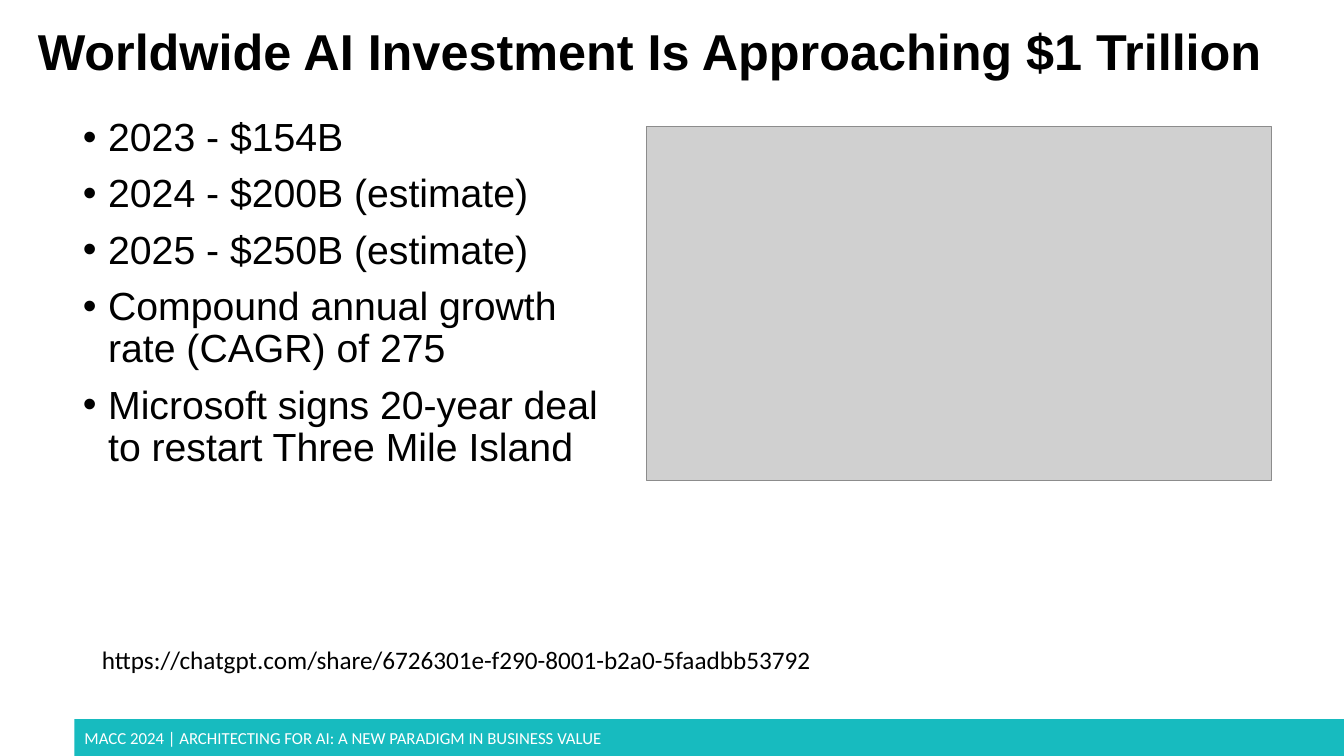
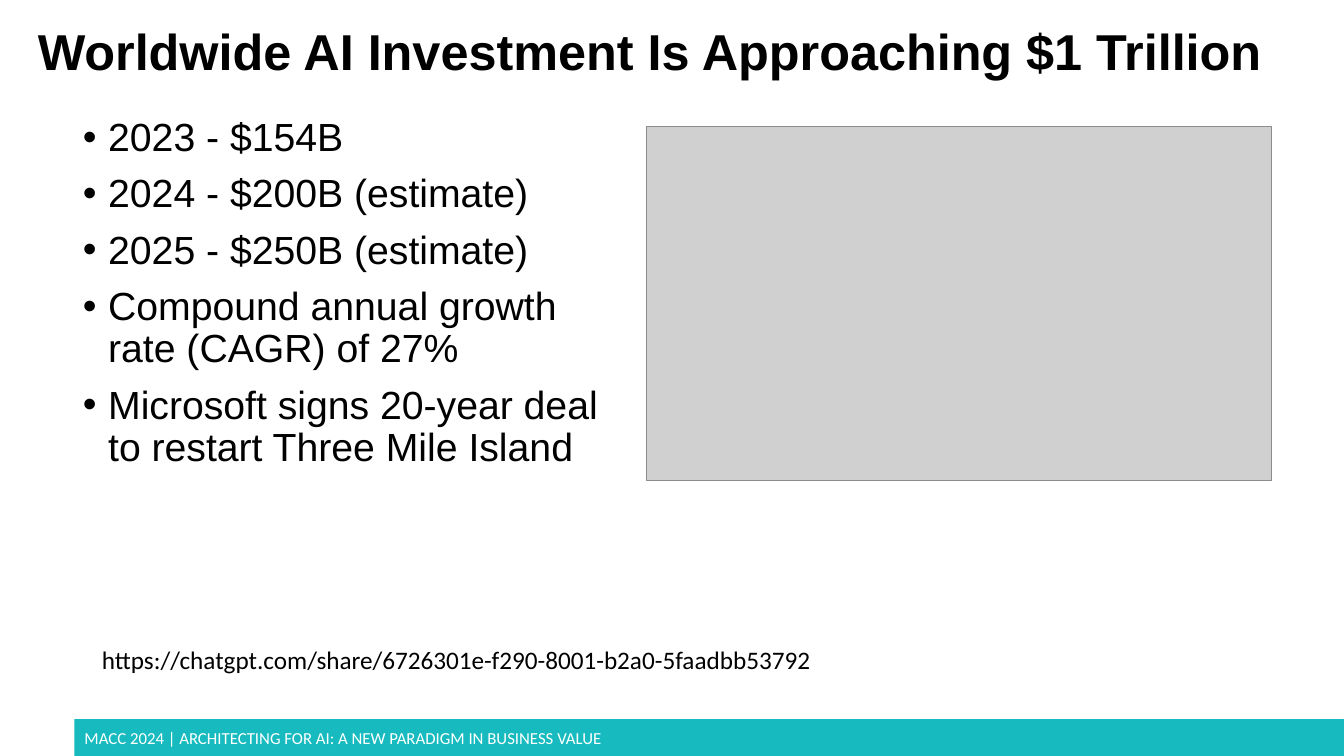
Before and after one commit to dmccreary/genai-arch-patterns, a slide deck: slide 6 of slides/MACC-2024-bv-of-agents.pptx (slide 5 before the commit). Drawn at 1344x756 pixels with LibreOffice and Linux fonts; fonts in the diff are those of the drawing; grey boxes stand for pictures; background and template pictures are left out. Boxes give left, top, right and bottom in pixels: in the first picture for what was removed or moved away, otherwise in the second. Text is boxed around its words. In the diff, an @@ line names an element or a change of style, - is before the commit and + after.

```diff
--- a/slides/MACC-2024-bv-of-agents.pptx
+++ b/slides/MACC-2024-bv-of-agents.pptx
@@ text at bbox=[108, 291, 557, 370]: text changed @@
-• Compound annual growth rate (CAGR) of 275
+• Compound annual growth rate (CAGR) of 27%
```
Also in this commit, not shown: 13 other slides changed, 19 slides added, 1 slide removed.
